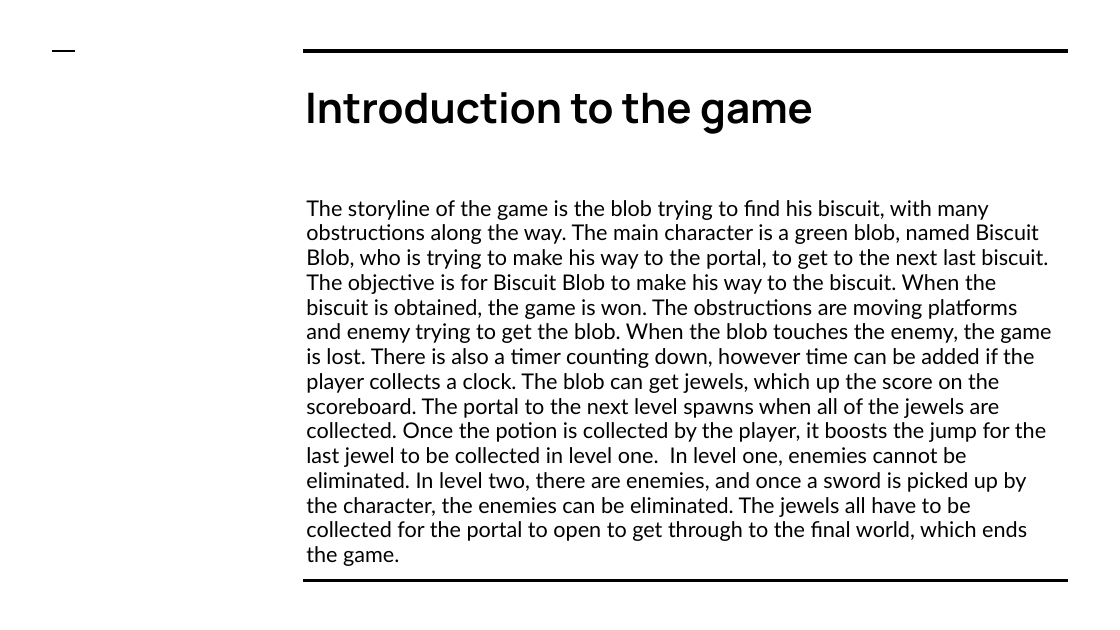
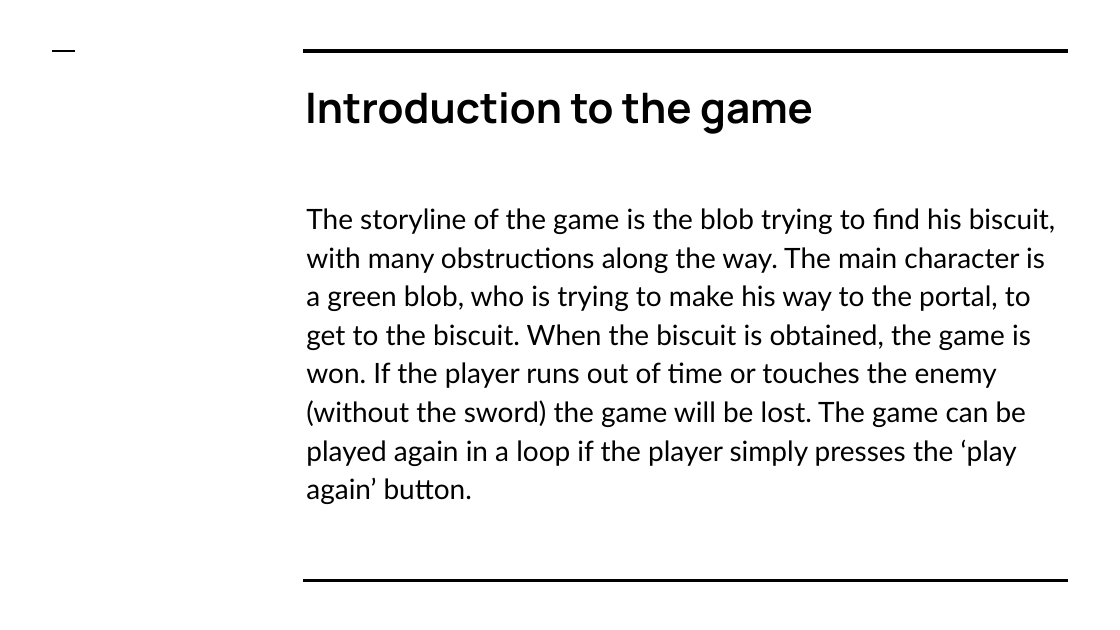
Before and after one commit to CoffeeAddicts/GreenFoot-Game, a slide deck: slide 2 of Game Design.pptx. Drawn at 1120x630 pixels with LibreOffice and Linux fonts; fonts in the diff are those of the drawing. Boxes give left, top, right and bottom in pixels: in the first picture for what was removed or moved away, otherwise in the second. Text is boxed around its words. In the diff, an @@ line names an element or a change of style, - is before the commit and + after.

```diff
--- a/Game Design.pptx
+++ b/Game Design.pptx
@@ text at bbox=[306, 208, 1056, 504]: text changed; size 13.9 to 18 pt @@
-The storyline of the game is the blob trying to find his biscuit, with many obstructions along the way. The main character is a green blob, named Biscuit Blob, who is trying to make his way to the portal, to get to the next last biscuit. The objective is for Biscuit Blob to make his way to the biscuit. When the biscuit is obtained, the game is won. The obstructions are moving platforms and enemy trying to get the blob. When the blob touches the enemy, the game is lost. There is also a timer counting down, however time can be added if the player collects a clock. The blob can get jewels, which up the score on the scoreboard. The portal to the next level spawns when all of the jewels are collected. Once the potion is collected by the player, it boosts the jump for the last jewel to be collected in level one. In level one, enemies cannot be eliminated. In level two, there are enemies, and once a sword is picked up by the character, the enemies can be eliminated. The jewels all have to be collected for the portal to open to get through to the final world, which ends the game.
+The storyline of the game is the blob trying to find his biscuit, with many obstructions along the way. The main character is a green blob, who is trying to make his way to the portal, to get to the biscuit. When the biscuit is obtained, the game is won. If the player runs out of time or touches the enemy (without the sword) the game will be lost. The game can be played again in a loop if the player simply presses the ‘play again’ button.
```
Also in this commit, not shown: 1 other slide changed, 1 slide added, 1 other file.
